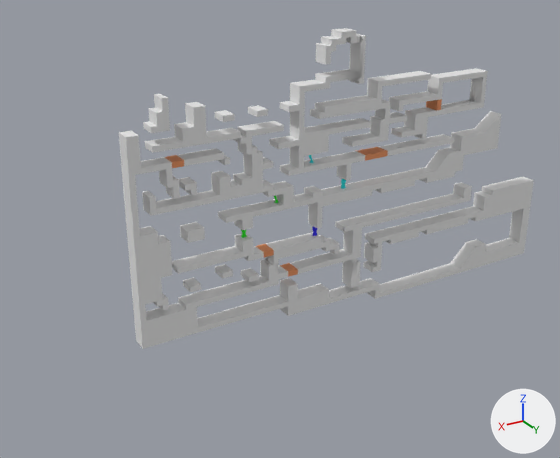
The FBX model SOURCE/Assets/Props/Level_Prot/Level_3.fbx: old version first, new version second.
The view is the same before and after, from a 50 mm lens placed at (199.1, 107.1, 43.5), pointed at (131.3, -5.9, -13.0). Every picture has the same lights, and +X, +Y and +Z are marked at lower right. Where no turn or scale is listed for an object, it has been applied to the vertices.

In view in the first picture: 'Breakables_lv 3', 'Level_3'.
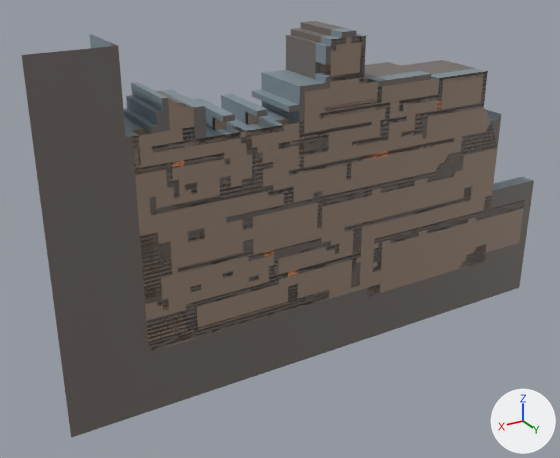
The newer file is also rescaled (x0.01), turned or shifted as a whole; pictures and numbers use the older file's frame.

Patch to the scene script:
```diff
--- a/SOURCE/Assets/Props/Level_Prot/Level_3.fbx.py
+++ b/SOURCE/Assets/Props/Level_Prot/Level_3.fbx.py
@@ ob_level_3 @@
-ob_level_3 = bpy.data.objects.new('Level_3', me_level_3)
@@ ob_level_3_010 @@
+ob_level_3_010 = bpy.data.objects.new('Level_3_010', me_level_3_010)  # 93 vertices, 71 faces; spans x 154.0..162.0, y -1.5..1.5, z -19.0..11.0; in mat_ground (grey #809097), mat_profile (grey #726b66)
+ob_level_3_010.location = (0.0, 0.0, 0.0)
@@ ob_level_3_008 @@
+ob_level_3_008 = bpy.data.objects.new('Level_3_008', me_level_3_008)  # 69 vertices, 46 faces; spans x 139.0..155.0, y -1.5..1.5, z -18.0..-6.0; in mat_ground (grey #809097), mat_profile (grey #726b66)
+ob_level_3_008.location = (0.0, 0.0, 0.0)
@@ ob_level_3_006 @@
+ob_level_3_006 = bpy.data.objects.new('Level_3_006', me_level_3_006)  # 150 vertices, 113 faces; spans x 117.0..136.0, y -1.5..1.5, z -3.0..23.0; in mat_ground (grey #809097), mat_profile (grey #726b66)
+ob_level_3_006.location = (0.0, 0.0, 0.0)
@@ ob_level_3_001 @@
+ob_level_3_001 = bpy.data.objects.new('Level_3_001', me_level_3_001)  # 154 vertices, 115 faces; spans x 73.0..119.5, y -1.5..1.5, z -29.0..-12.0; in mat_ground (grey #809097), mat_profile (grey #726b66)
+ob_level_3_001.location = (0.0, 0.0, 0.0)
@@ ob_level_3_009 @@
+ob_level_3_009 = bpy.data.objects.new('Level_3_009', me_level_3_009)  # 87 vertices, 60 faces; spans x 85.0..127.0, y -1.5..1.5, z -7.0..4.0; in mat_ground (grey #809097), mat_profile (grey #726b66)
+ob_level_3_009.location = (0.0, 0.0, 0.0)
@@ ob_level3_fill @@
+ob_level3_fill = bpy.data.objects.new('Level3_Fill', me_level3_fill)  # 70 vertices, 42 faces; spans x 73.0..175.3, y -1.5..1.5, z -37.5..24.2; in mat_profile (grey #726b66)
+ob_level3_fill.location = (0.0, 0.0, 0.0)
@@ ob_level_3_005 @@
+ob_level_3_005 = bpy.data.objects.new('Level_3_005', me_level_3_005)  # 68 vertices, 50 faces; spans x 104.0..128.0, y -1.5..1.5, z 3.0..14.0; in mat_ground (grey #809097), mat_profile (grey #726b66)
+ob_level_3_005.location = (0.0, 0.0, 0.0)
@@ ob_level_3_002 @@
+ob_level_3_002 = bpy.data.objects.new('Level_3_002', me_level_3_002)  # 54 vertices, 41 faces; spans x 91.0..132.0, y -1.5..1.5, z -25.0..-10.0; in mat_ground (grey #809097), mat_profile (grey #726b66)
+ob_level_3_002.location = (0.0, 0.0, 0.0)
@@ ob_level_3_003 @@
+ob_level_3_003 = bpy.data.objects.new('Level_3_003', me_level_3_003)  # 244 vertices, 170 faces; spans x 127.0..159.0, y -1.5..1.5, z -11.0..16.0; in mat_ground (grey #809097), mat_profile (grey #726b66)
+ob_level_3_003.location = (0.0, 0.0, 0.0)
@@ ob_level3_bg @@
+ob_level3_bg = bpy.data.objects.new('Level3_BG', me_level3_bg)  # 98 vertices, 47 faces; spans x 85.0..162.0, y -11.0..-1.5, z 2.9..24.2; in mat_ground (grey #809097), mat_profile (grey #726b66)
+ob_level3_bg.location = (0.0, 0.0, 0.0)
@@ ob_level_3_004 @@
+ob_level_3_004 = bpy.data.objects.new('Level_3_004', me_level_3_004)  # 72 vertices, 51 faces; spans x 90.0..113.0, y -1.5..1.5, z 0.0..13.0; in mat_ground (grey #809097), mat_profile (grey #726b66)
+ob_level_3_004.location = (0.0, 0.0, 0.0)
@@ ob_level3_bgwall @@
+ob_level3_bgwall = bpy.data.objects.new('Level3_BGWall', me_level3_bgwall)  # 190 vertices, 136 faces; spans x 75.0..161.0, y -2.4..-1.5, z -28.0..22.0; in mat_wallbg (brown #998574)
+ob_level3_bgwall.location = (0.0, 0.0, 0.0)
@@ ob_level3_lightblock @@
+ob_level3_lightblock = bpy.data.objects.new('Level3_LightBlock', me_level3_lightblock)  # 83 vertices, 59 faces; spans x 75.0..161.0, y 1.5, z -28.0..22.0; in mat_wallbg (brown #998574)
+ob_level3_lightblock.location = (0.0, 0.0, 0.0)
@@ ob_level_3_000 @@
+ob_level_3_000 = bpy.data.objects.new('Level_3_000', me_level_3_000)  # 125 vertices, 93 faces; spans x 119.5..162.0, y -1.5..1.5, z -27.0..-13.0; in mat_ground (grey #809097), mat_profile (grey #726b66)
+ob_level_3_000.location = (0.0, 0.0, 0.0)
```

Where the change shows, as pixel boxes [x1, y1, x2, y2] in the pictures (560 x 458 px):
'Level3_LightBlock', added (brown): after [133, 36, 525, 350]
'Level_3', deleted: before [119, 28, 534, 349]
'Level3_Fill', added: after [21, 43, 524, 438]
'Level3_BG', added: after [89, 21, 490, 132]
'Level_3_003', added: after [143, 94, 323, 229]
'Level_3_001', added: after [353, 177, 534, 299]
'Level_3_006', added: after [279, 28, 371, 180]
'Level_3_000', added: after [139, 238, 353, 349]
'Level_3_010', added: after [125, 131, 180, 310]
'Level_3_009', added: after [322, 111, 501, 206]
'Level_3_004', added: after [387, 68, 488, 156]
'Level_3_005', added: after [320, 71, 431, 146]
'Level_3_002', added: after [298, 188, 472, 288]
'Level_3_008', added: after [178, 217, 264, 292]
'Level3_BGWall', added (brown): after [131, 63, 368, 135]
